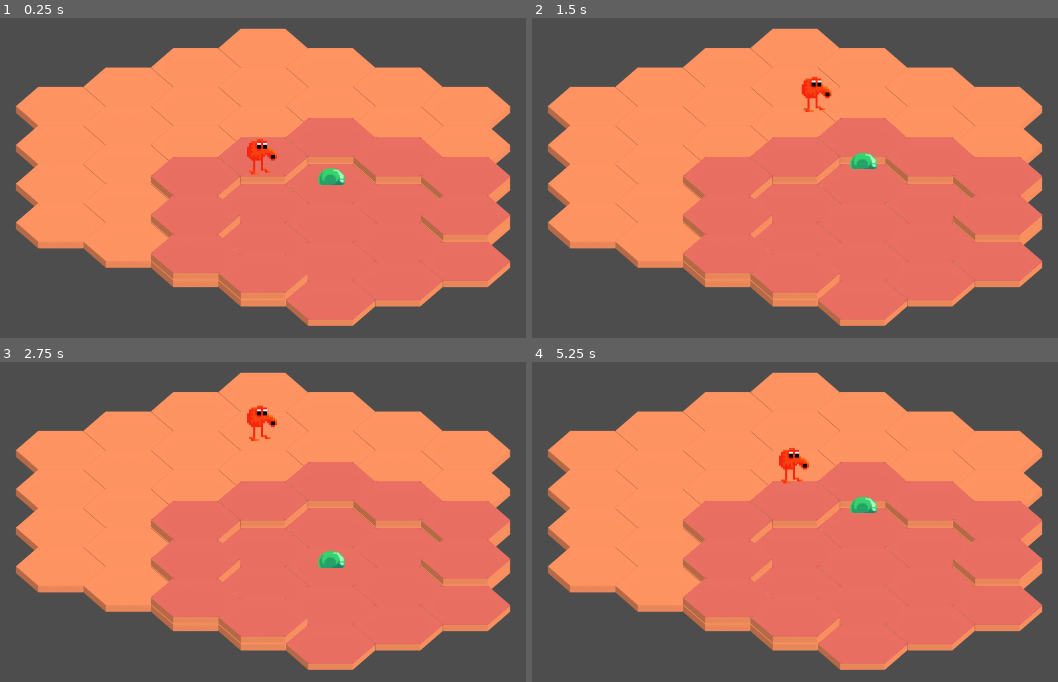
Above: before the commit, frames 1-4 (two rows, left to right).
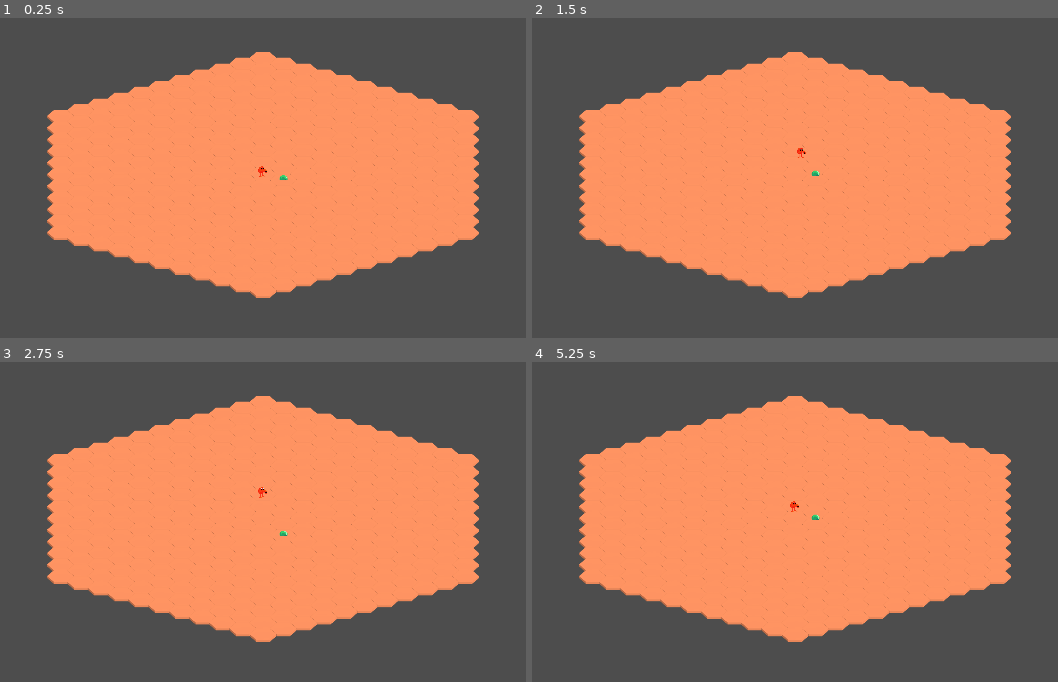
Above: after the commit, the same moments.

Repository: JayAiJoe/SlimeScaper
Game: Godot game, scene res://Scenes/main_menu.tscn
Same seed, same stepped clock (60 frames per second), same inputs: the game is played once before the commit and once after it. Before the commit the project starts from res://Scenes/map2d.tscn.
Inputs:
- Up to frame 1 (0.25 s): no input
- Up to frame 2 (1.5 s): tap Enter at 0.5 s; hold Right (ui_right) 0.53-1.28 s; tap W (move_N) at 0.6 s; hold Down (ui_down) from 1.28 s (still down); tap E (move_NE) at 1.35 s
- Up to frame 3 (2.75 s): release Down (ui_down) at 2.03 s; hold Right (ui_right) from 2.03 s (still down); tap Q (move_NW) at 2.1 s
- Up to frame 4 (5.25 s): release Right (ui_right) at 2.78 s; hold Up (ui_up) 2.78-3.53 s; tap S (move_S) at 2.85 s; tap Space at 3.5 s; hold Left (ui_left) 3.53-5.03 s; tap D (move_SE) at 3.6 s; tap A (move_SW) at 4.35 s; hold Down (ui_down) from 5.03 s (still down); tap W (move_N) at 5.1 s

The runs differ from the first frame. In frame 1, 42% of the frame differs, in the area x 3-98%, y 3-97%; in frame 2, 43%; in frame 3, 42%; in frame 4, 42%.

Commit message:
start of main menu

Diff:
--- a/Scenes/Map2d.gd
+++ b/Scenes/Map2d.gd
@@ -1,6 +1,8 @@
 extends Node2D
 
 var TILE = preload("res://Scenes/tile_2d.tscn")
+
+@export var level = "main menu"
 
 var grid = {}
 
@@ -13,18 +15,21 @@
 	connect_starting_signals()
 	randomize()
 
-	test_grid()
+	if level == "main menu":
+		generate_main_menu()
+	else:
+		test_grid()
 
 func test_grid():
 	var coords = get_coords_in_radius(Vector2(0,0),3, true)
+	for i in range(7):
+		add_new_tile(Vector2(i,-i))
+
+
+func generate_main_menu():
+	var coords = get_coords_in_radius(Vector2(0,0),10, true)
 	for coord in coords:
 		add_new_tile(coord)
-	coords = get_coords_in_ring(Vector2(1,1),2)
-	for coord in coords:
-		add_new_tile(coord)
-	highlight_tiles(get_coords_in_radius(Vector2(1,1),2, true))
-
-
 
 func connect_starting_signals() -> void:
 	$Player.landed.connect(change_top_level) #test functionm
@@ -42,11 +47,9 @@
 	#fix global scaling
 
 func check_grid_size(new_tile_pos: Vector2):
-	print("new pos ", new_tile_pos)
 	var old_tl = top_left
 	var old_br = bot_right
 	if grid.is_empty():
-		print("empty grid", new_tile_pos)
 		top_left = new_tile_pos
 		bot_right = new_tile_pos
 	else:
--- /dev/null
+++ b/Scenes/main_menu.tscn
@@ -0,0 +1,8 @@
+[gd_scene load_steps=2 format=3 uid="uid://chqu6p5sirddq"]
+
+[ext_resource type="PackedScene" uid="uid://dvuodt3krqvsx" path="res://Scenes/map2d.tscn" id="1_vxpwt"]
+
+[node name="MainMenu" type="Node2D"]
+
+[node name="Grid" parent="." instance=ExtResource("1_vxpwt")]
+level = "main menu"
--- a/Scenes/map2d.tscn
+++ b/Scenes/map2d.tscn
@@ -7,6 +7,7 @@
 
 [node name="Grid" type="Node2D"]
 script = ExtResource("1_6nlu3")
+level = "main "
 
 [node name="Camera" type="Camera2D" parent="."]
 z_index = 4096
--- a/project.godot
+++ b/project.godot
@@ -11,7 +11,7 @@
 [application]
 
 config/name="Slime Scaper"
-run/main_scene="res://Scenes/map2d.tscn"
+run/main_scene="res://Scenes/main_menu.tscn"
 config/features=PackedStringArray("4.0", "Forward Plus")
 config/icon="res://icon.svg"
 
Binary file added: Assets/Prompts/A_Key_Light.png
Not shown, added: Assets/Prompts/A_Key_Light.png.import
Binary file added: Assets/Prompts/D_Key_Light.png
Not shown, added: Assets/Prompts/D_Key_Light.png.import
Binary file added: Assets/Prompts/E_Key_Light.png
Not shown, added: Assets/Prompts/E_Key_Light.png.import
Binary file added: Assets/Prompts/Mouse_Left_Key_Light.png
Not shown, added: Assets/Prompts/Mouse_Left_Key_Light.png.import
Binary file added: Assets/Prompts/Q_Key_Light.png
Not shown, added: Assets/Prompts/Q_Key_Light.png.import
Binary file added: Assets/Prompts/S_Key_Light.png
Not shown, added: Assets/Prompts/S_Key_Light.png.import
(and 2 more such lines)
